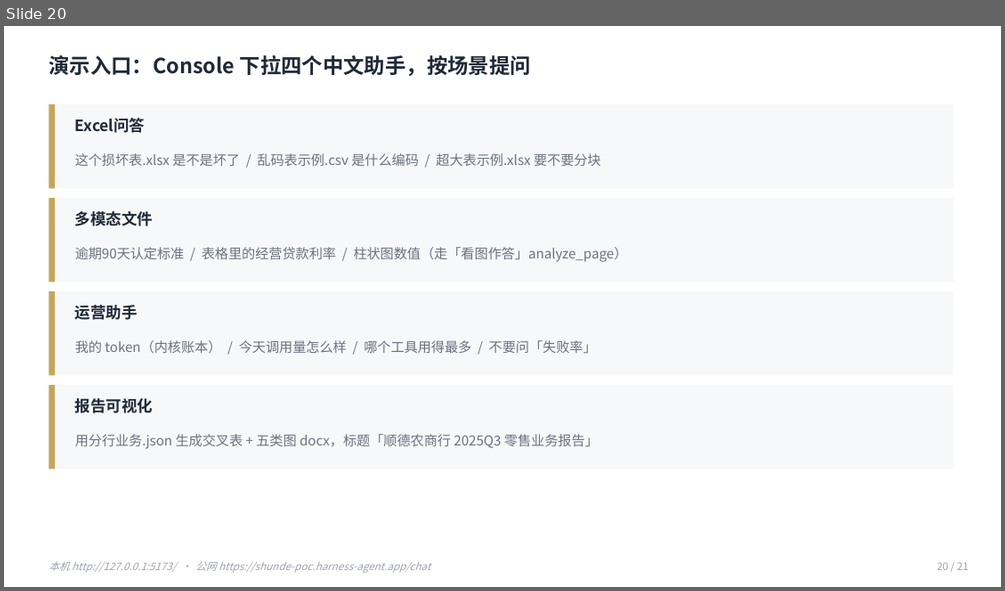
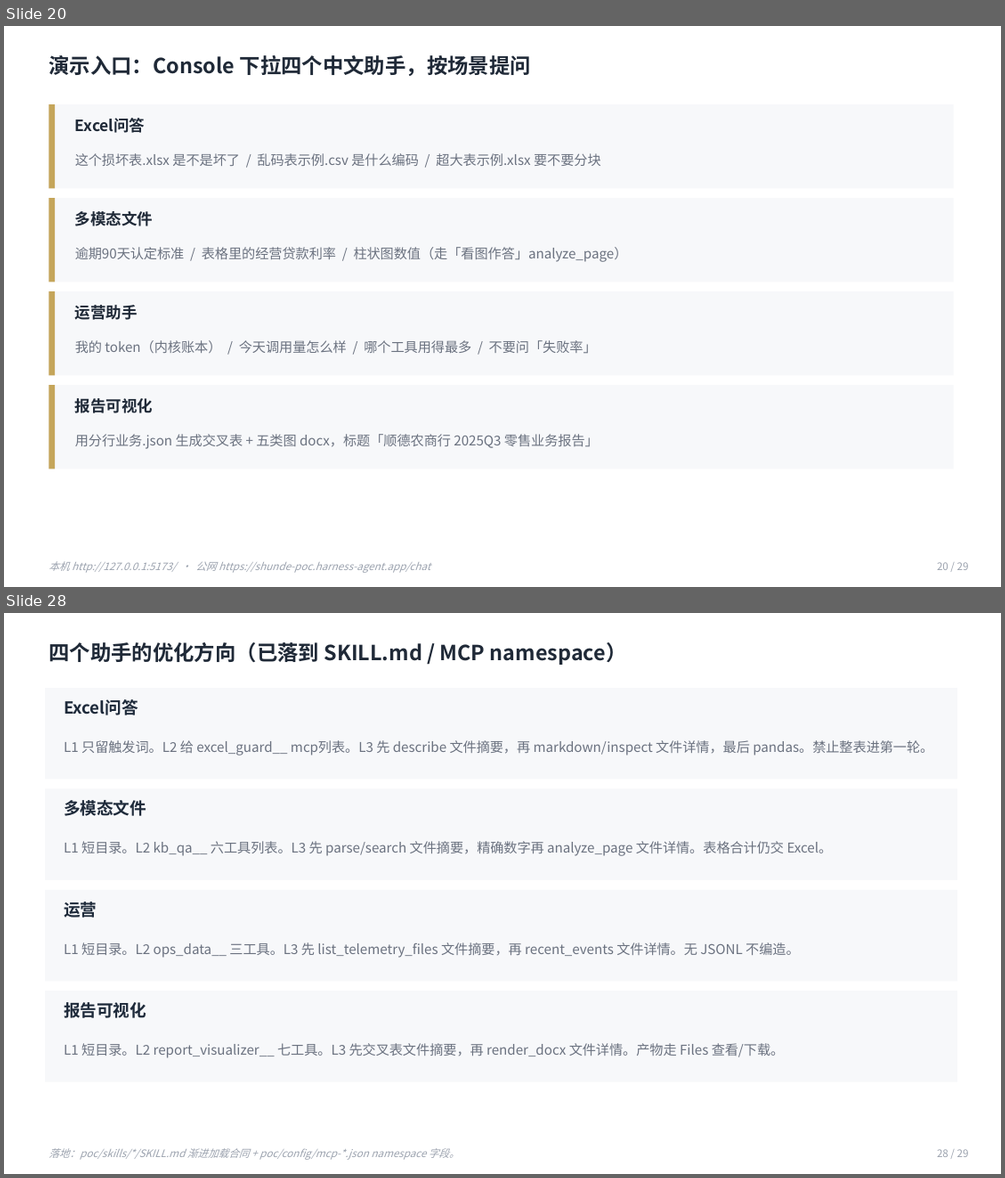
Before and after one commit to LiNan1984/shunde-poc, a slide deck: docs/演示材料/顺德POC四助手架构.pptx. Shown one above the other, each under a label of ours: slide 20 before the commit, slides 20 and 28 after it; the slides between them are not shown. The pictures are 1005x591 and 1005x1178 pixels, drawn with LibreOffice and Linux fonts; fonts in the diff are those of the drawing. Boxes give left, top, right and bottom in pixels: in the first picture for what was removed or moved away, otherwise in the second. Text is boxed around its words. In the diff, an @@ line names an element or a change of style, - is before the commit and + after.

```diff
--- a/docs/演示材料/顺德POC四助手架构.pptx
+++ b/docs/演示材料/顺德POC四助手架构.pptx
@@ slide 28 added at [4,613,1001,1174], background #FFFFFF @@
@@ text added at [48,642,627,665], 20 pt, text #1F2937, bold @@
+四个助手的优化方向（已落到 SKILL.md / MCP namespace）
@@ rectangle added at [45,688,957,779], fill #F7F8FA @@
@@ text added at [64,699,138,715], 16 pt, text #1E2A3A, bold @@
+Excel问答
@@ text added at [64,740,933,755], 13 pt, text #6B7280 @@
+L1 只留触发词。L2 给 excel_guard__ mcp列表。L3 先 describe 文件摘要，再 markdown/inspect 文件详情，最后 pandas。禁止整表进第一轮。
@@ rectangle added at [45,788,957,880], fill #F7F8FA @@
@@ text added at [64,800,146,816], 16 pt, text #1E2A3A, bold @@
+多模态文件
@@ text added at [64,841,833,856], 13 pt, text #6B7280 @@
+L1 短目录。L2 kb_qa__ 六工具列表。L3 先 parse/search 文件摘要，精确数字再 analyze_page 文件详情。表格合计仍交 Excel。
@@ rectangle added at [45,890,957,981], fill #F7F8FA @@
@@ text added at [64,901,97,917], 16 pt, text #1E2A3A, bold @@
+运营
@@ text added at [64,942,800,957], 13 pt, text #6B7280 @@
+L1 短目录。L2 ops_data__ 三工具。L3 先 list_telemetry_files 文件摘要，再 recent_events 文件详情。无 JSONL 不编造。
@@ rectangle added at [45,990,957,1082], fill #F7F8FA @@
@@ text added at [64,1002,146,1018], 16 pt, text #1E2A3A, bold @@
+报告可视化
@@ text added at [64,1043,785,1058], 13 pt, text #6B7280 @@
+L1 短目录。L2 report_visualizer__ 七工具。L3 先交叉表文件摘要，再 render_docx 文件详情。产物走 Files 查看/下载。
@@ text added at [48,1148,460,1159], 10 pt, text #9CA3AF, italic @@
+落地：poc/skills/*/SKILL.md 渐进加载合同 + poc/config/mcp-*.json namespace 字段。
@@ text added at [937,1149,969,1157], 10 pt, text #9CA3AF @@
+28 / 29
@@ slide 20 changed as well @@
@@ text at [937,562,969,570]: text changed @@
-20 / 21
+20 / 29
```
Also in this commit, not shown: 19 other slides changed, 8 other slides added, 1 slide removed, 20 other files.
